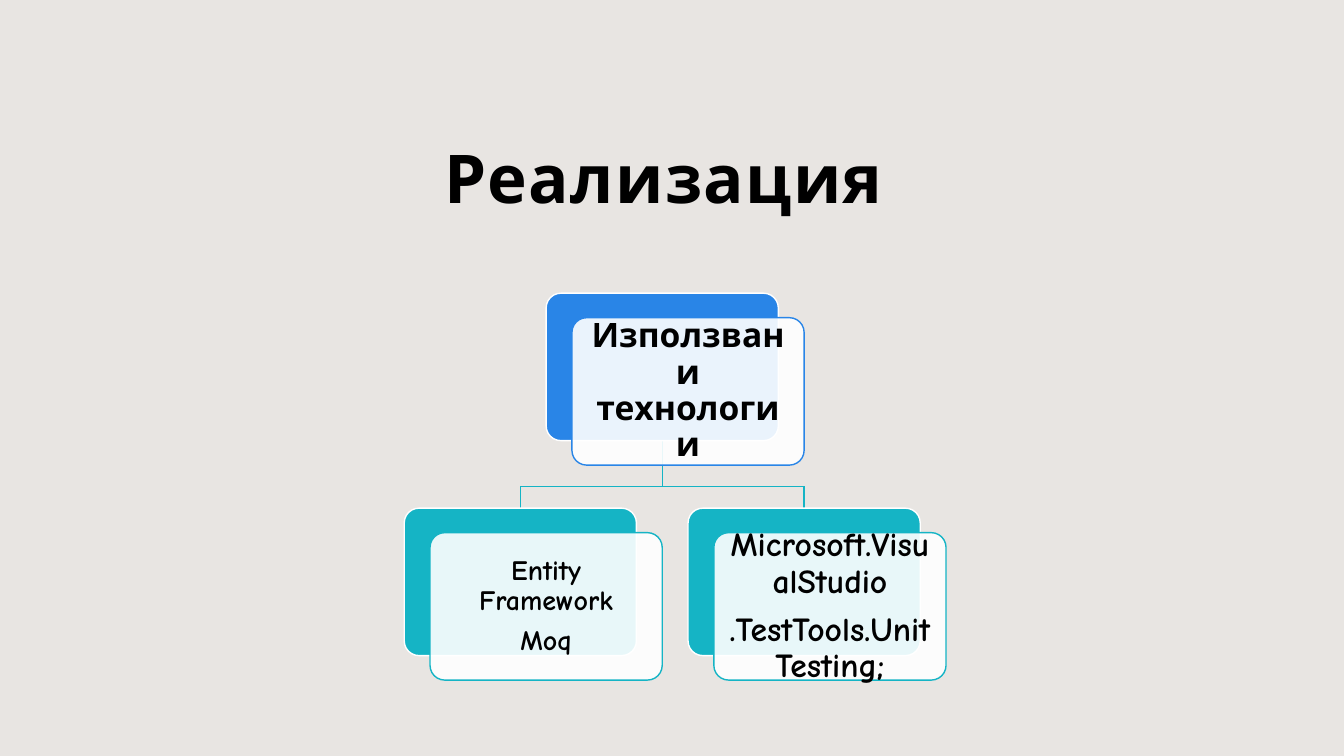
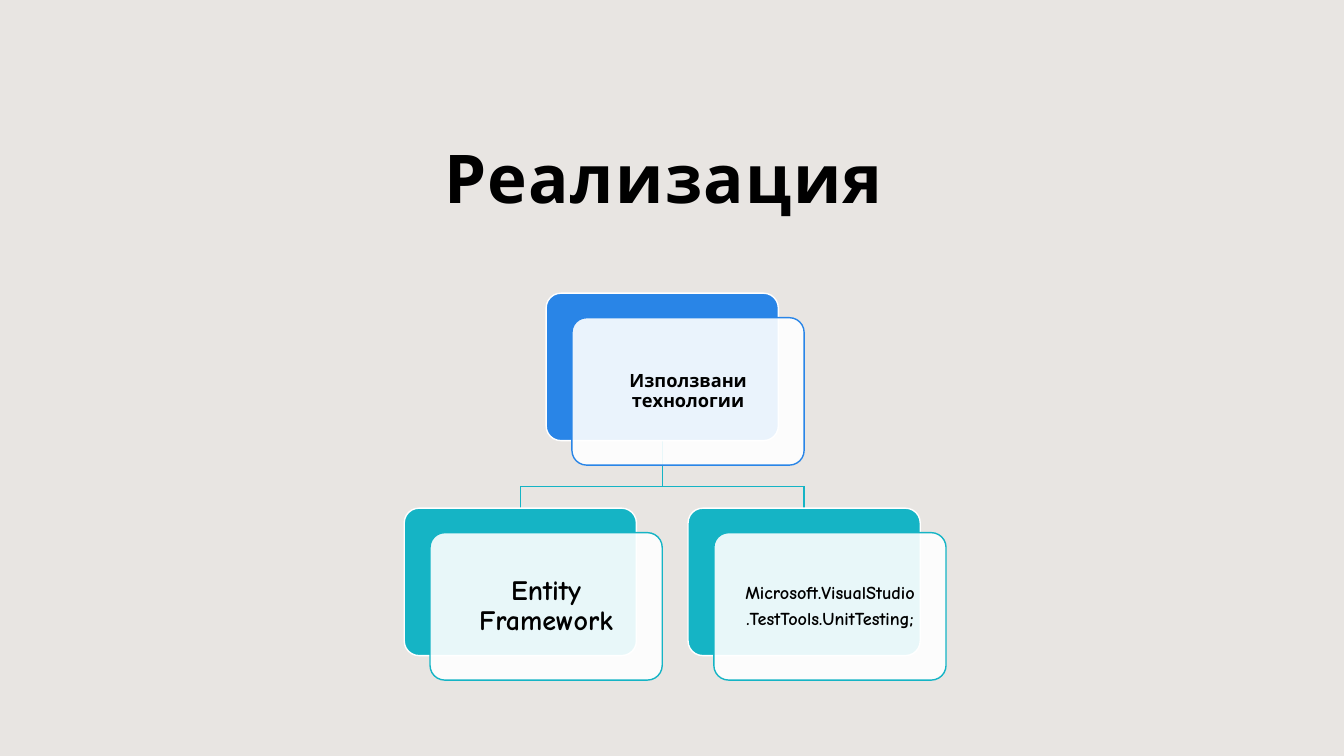
Before and after one commit to IvayloMakakov/PCLibrary, a slide deck: slide 11 of LibrarySoftwarePresentation.pptx. Drawn at 1344x756 pixels with LibreOffice and Linux fonts; fonts in the diff are those of the drawing. Boxes give left, top, right and bottom in pixels: in the first picture for what was removed or moved away, otherwise in the second. Text is boxed around its words. In the diff, an @@ line names an element or a change of style, - is before the commit and + after.

```diff
--- a/LibrarySoftwarePresentation.pptx
+++ b/LibrarySoftwarePresentation.pptx
@@ text "Използвани технологии" at bbox=[629, 374, 746, 408]: size 24 to 13 pt; less space between paragraphs @@
@@ text "Microsoft.VisualStudio" at bbox=[745, 586, 914, 628]: size 24 to 13 pt; less space between paragraphs @@
@@ text at bbox=[520, 631, 571, 655]: paragraph removed @@
-Moq
```
Also in this commit, not shown: 4 other slides changed, 45 other files.
